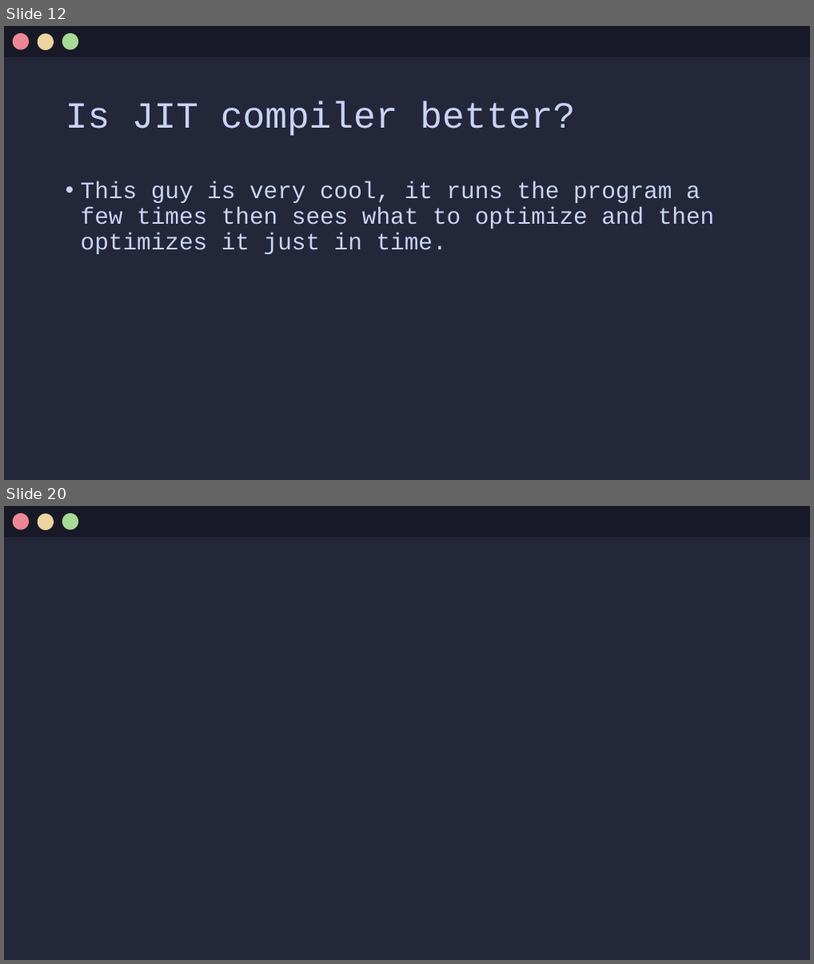
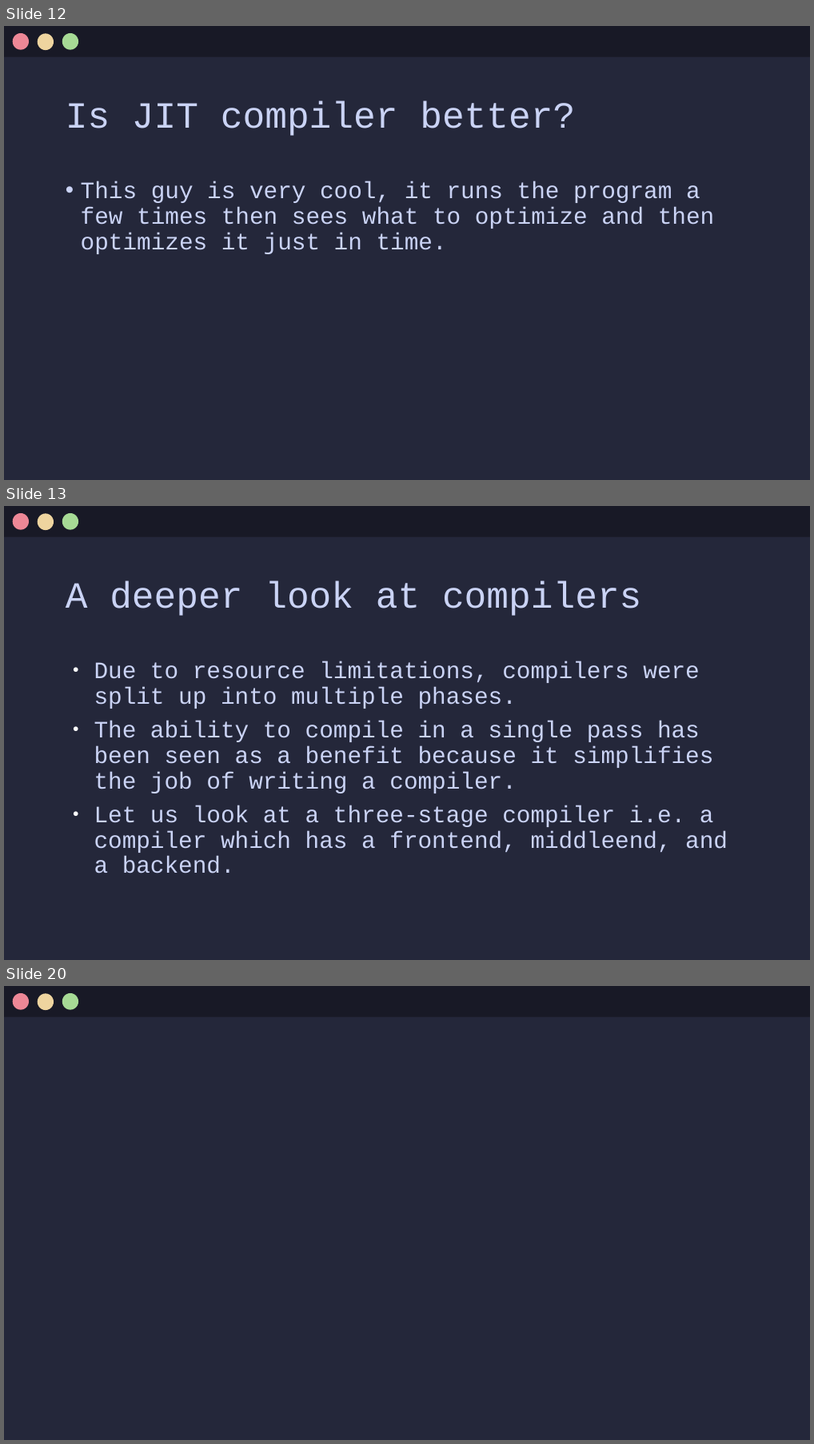
Before and after one commit to Jx-ls/custom-compiler, a slide deck: Compilers.odp. Shown one above the other, each under a label of ours: slides 12 and 20 before the commit, slides 12, 13 and 20 after it; the slides between them are not shown. The pictures are 814x964 and 814x1444 pixels, drawn with LibreOffice and Linux fonts; fonts in the diff are those of the drawing. Boxes give left, top, right and bottom in pixels: in the first picture for what was removed or moved away, otherwise in the second. Text is boxed around its words. In the diff, an @@ line names an element or a change of style, - is before the commit and + after.

Commit message:
added a deeper look at compiler front end

```diff
--- a/Compilers.odp
+++ b/Compilers.odp
@@ slide 13 added at [4, 506, 810, 960], background #24273A @@
@@ rectangle added at [4, 506, 810, 537], fill #181926 @@
@@ ellipse added at [13, 513, 29, 529], fill #ED8796 @@
@@ ellipse added at [38, 513, 54, 529], fill #EED49F @@
@@ ellipse added at [62, 513, 78, 529], fill #A6DA95 @@
@@ title added at [66, 581, 642, 616], 44 pt, text #CAD3F5 @@
+A deeper look at compilers
@@ text added at [94, 661, 728, 873], 28 pt, text #CAD3F5 @@
+● Due to resource limitations, compilers were split up into multiple phases.
+● The ability to compile in a single pass has been seen as a benefit because it simplifies the job of writing a compiler.
+● Let us look at a three-stage compiler i.e. a compiler which has a frontend, middleend, and a backend.
```
Also in this commit, not shown: 3 slides changed, 5 other slides added, 9 slides removed.
